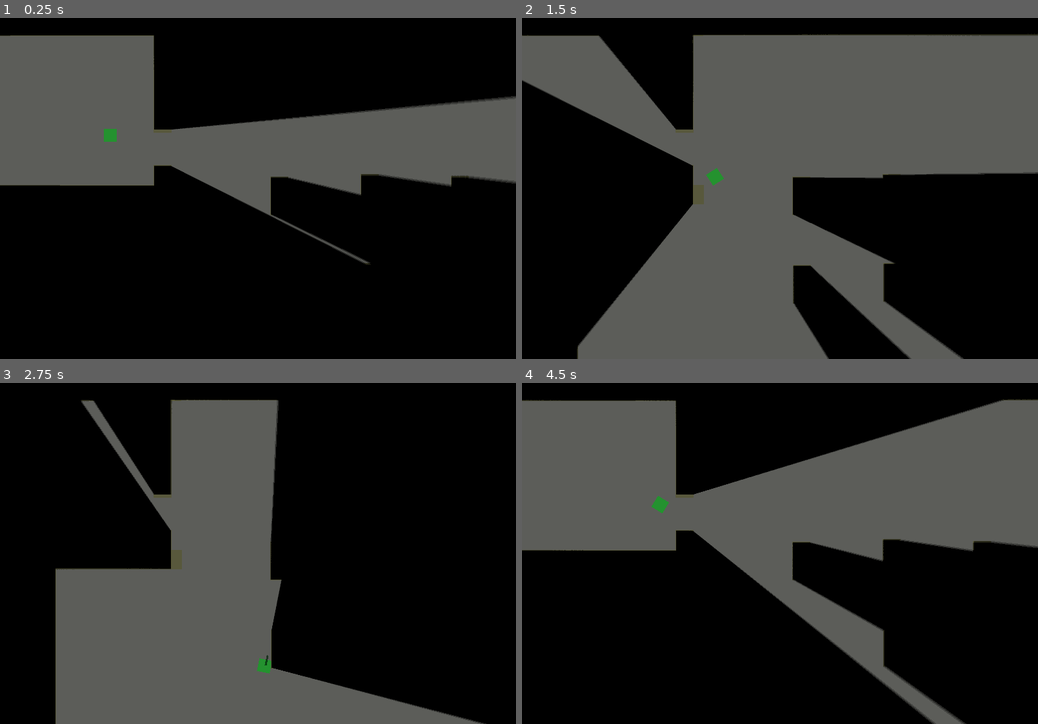
Above: before the commit, frames 1-4 (two rows, left to right).
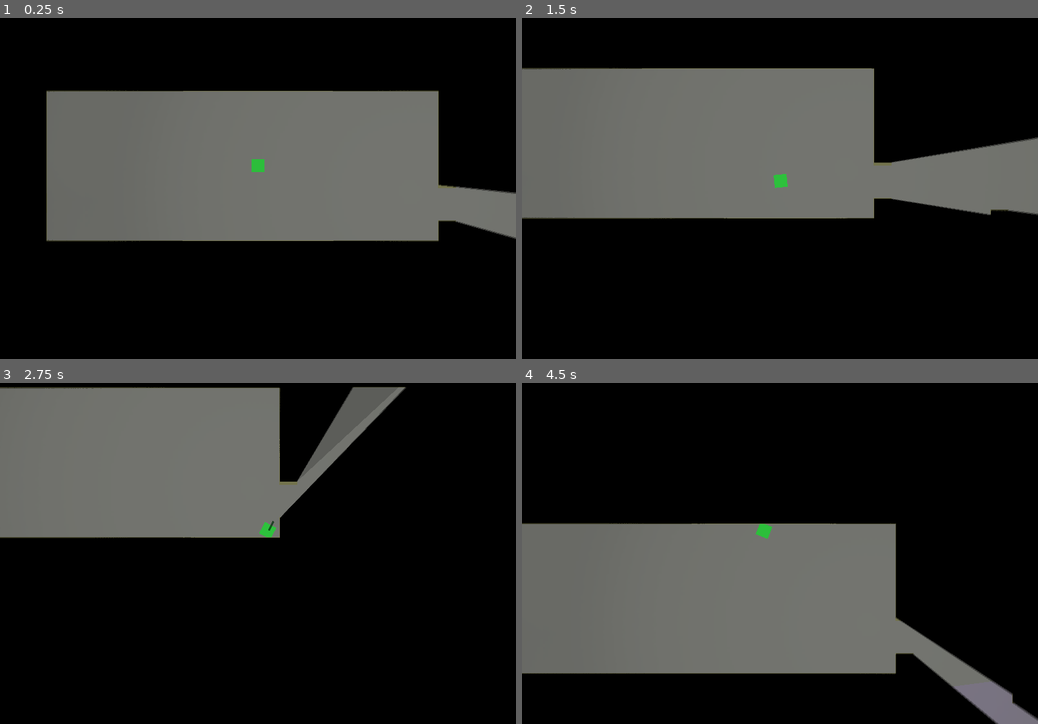
Above: after the commit, the same moments.

Repository: I3uckwheat/godot-occluded-vision-POC
Game: Godot game, scene res://light-test/light-test.tscn
The game is run twice, just before and just after one commit, with the same random seed, the same clock (stepped at 60 frames per second) and the same inputs.
Inputs (mouse positions are in pixels of both pictures, inside the frame that each line leads up to):
- Up to frame 1 (0.25 s): no input
- Up to frame 2 (1.5 s): tap Enter at 0.5 s; move the mouse to (893, 147) at 0.52 s; hold D (move_right) 0.53-1.28 s; hold Right mouse button (ready_weapon) 0.53-1.28 s; move the mouse to (676, 185) at 1.27 s; hold S (move_down) from 1.28 s (still down); right-click (676, 185) at 1.35 s
- Up to frame 3 (2.75 s): move the mouse to (309, 444) at 2.02 s; release S (move_down) at 2.03 s; hold D (move_right) from 2.03 s (still down); hold Right mouse button (ready_weapon) from 2.03 s (still down)
- Up to frame 4 (4.5 s): move the mouse to (754, 608) at 2.77 s; release D (move_right) at 2.78 s; release Right mouse button (ready_weapon) at 2.78 s; hold W (move_up) 2.78-3.53 s; right-click (754, 608) at 2.85 s; move the mouse to (934, 587) at 3.52 s; hold Right mouse button (ready_weapon) 3.53-4.28 s; hold A (move_left) from 3.53 s (still down); move the mouse to (625, 471) at 4.27 s; right-click (625, 471) at 4.35 s

The runs differ from the first frame. In frame 1, 30% of the frame differs, in the area x 0-100%, y 5-73%; in frame 2, 51%; in frame 3, 42%; in frame 4, 56%, in the area x 0-100%, y 4-100%.

Commit message:
Adds camera around player

Diff:
--- a/light-test/light-test.tscn
+++ b/light-test/light-test.tscn
@@ -6,8 +6,12 @@
 [node name="Node2D" type="Node2D"]
 
 [node name="TestLevel" parent="." instance=ExtResource( 4 )]
-position = Vector2( -640, -64 )
 
 [node name="Player" parent="." instance=ExtResource( 1 )]
 light_mask = 2
-position = Vector2( 171, 253 )
+position = Vector2( -206, -201 )
+
+[node name="Camera2D" type="Camera2D" parent="Player"]
+current = true
+smoothing_enabled = true
+smoothing_speed = 12.0
--- a/light-test/test_level.tscn
+++ b/light-test/test_level.tscn
@@ -5,85 +5,118 @@
 
 [node name="TestLevel" type="Node2D"]
 position = Vector2( -301, 214 )
+__meta__ = {
+"_edit_lock_": true
+}
 
 [node name="Floor" type="ColorRect" parent="."]
-margin_left = -1612.0
-margin_top = -1076.0
-margin_right = 2074.0
-margin_bottom = 1918.0
+margin_left = -1750.0
+margin_top = -1594.0
+margin_right = 1936.0
+margin_bottom = 1400.0
 color = Color( 0.568627, 0.572549, 0.541176, 1 )
 
-[node name="Light2D" parent="." instance=ExtResource( 2 )]
-position = Vector2( 1107, -64 )
+[node name="Lights" type="Node" parent="."]
+
+[node name="Light2D2" parent="Lights" instance=ExtResource( 2 )]
+position = Vector2( -643, 378 )
 texture_scale = 2.01
-energy = 0.45
+color = Color( 0.964706, 0.0352941, 0.0352941, 1 )
+energy = 0.86
+
+[node name="Light2D3" parent="Lights" instance=ExtResource( 2 )]
+position = Vector2( -62, -34 )
+texture_scale = 2.01
+color = Color( 0.337255, 0, 1, 1 )
+energy = 0.74
+
+[node name="Light2D" parent="Lights" instance=ExtResource( 2 )]
+position = Vector2( 69, -142 )
+texture_scale = 2.01
+energy = 0.74
 
 [node name="Walls" type="Node" parent="."]
 
 [node name="StaticBody2D" parent="Walls" instance=ExtResource( 1 )]
-position = Vector2( -56.0001, 84 )
+position = Vector2( -221, -331 )
 scale = Vector2( 22.48, 1 )
 
+[node name="StaticBody2D21" parent="Walls" instance=ExtResource( 1 )]
+position = Vector2( -651, -143 )
+scale = Vector2( 7.84, 1 )
+
 [node name="StaticBody2D6" parent="Walls" instance=ExtResource( 1 )]
-position = Vector2( 569, 83 )
+position = Vector2( 404, -332 )
 scale = Vector2( 22.48, 1 )
 
 [node name="StaticBody2D8" parent="Walls" instance=ExtResource( 1 )]
-position = Vector2( 350, 846 )
-scale = Vector2( 36.84, 1 )
+position = Vector2( 61, 436 )
+scale = Vector2( 45.92, 1 )
 
 [node name="StaticBody2D10" parent="Walls" instance=ExtResource( 1 )]
-position = Vector2( -304, 847 )
+position = Vector2( -627, 438 )
 scale = Vector2( 9.22838, 1 )
 
+[node name="StaticBody2D18" parent="Walls" instance=ExtResource( 1 )]
+position = Vector2( -325, 321 )
+scale = Vector2( 16.0284, 1 )
+
 [node name="StaticBody2D2" parent="Walls" instance=ExtResource( 1 )]
-position = Vector2( -55.0001, 345 )
+position = Vector2( -220, -70 )
 scale = Vector2( 22.48, 1 )
 
 [node name="StaticBody2D3" parent="Walls" instance=ExtResource( 1 )]
-position = Vector2( 252, 159 )
+position = Vector2( 87, -256 )
 scale = Vector2( 0.92, 5.97416 )
 
 [node name="StaticBody2D7" parent="Walls" instance=ExtResource( 1 )]
-position = Vector2( 886, 465 )
+position = Vector2( 721, 50 )
 scale = Vector2( 1.4, 26.6142 )
 
 [node name="StaticBody2D9" parent="Walls" instance=ExtResource( 1 )]
-position = Vector2( 886, 465 )
+position = Vector2( 721, 50 )
 scale = Vector2( 1.4, 26.6142 )
 
 [node name="StaticBody2D5" parent="Walls" instance=ExtResource( 1 )]
-position = Vector2( -382, 213 )
+position = Vector2( -547, -202 )
+scale = Vector2( 0.92, 9.85416 )
+
+[node name="StaticBody2D19" parent="Walls" instance=ExtResource( 1 )]
+position = Vector2( -752, 147 )
+scale = Vector2( 0.92, 20.4542 )
+
+[node name="StaticBody2D20" parent="Walls" instance=ExtResource( 1 )]
+position = Vector2( -553, 189 )
 scale = Vector2( 0.92, 9.85416 )
 
 [node name="StaticBody2D11" parent="Walls" instance=ExtResource( 1 )]
-position = Vector2( 72.9999, 499 )
-scale = Vector2( 0.92, 9.85416 )
+position = Vector2( -99, 127 )
+scale = Vector2( 1.23327, 14.0844 )
 
 [node name="StaticBody2D4" parent="Walls" instance=ExtResource( 1 )]
-position = Vector2( 252, 329 )
+position = Vector2( 87, -86 )
 scale = Vector2( 0.92, 2.01416 )
 
 [node name="StaticBody2D12" parent="Walls" instance=ExtResource( 1 )]
-position = Vector2( 713, 346 )
+position = Vector2( 548, -69 )
 scale = Vector2( 0.92, 2.01416 )
 
 [node name="StaticBody2D13" parent="Walls" instance=ExtResource( 1 )]
-position = Vector2( 573, 343 )
+position = Vector2( 408, -72 )
 scale = Vector2( 0.92, 2.01416 )
 
 [node name="StaticBody2D14" parent="Walls" instance=ExtResource( 1 )]
-position = Vector2( 433, 347 )
+position = Vector2( 268, -68 )
 scale = Vector2( 0.92, 2.01416 )
 
 [node name="StaticBody2D15" parent="Walls" instance=ExtResource( 1 )]
-position = Vector2( 434, 484 )
+position = Vector2( 269, 69 )
 scale = Vector2( 0.92, 2.01416 )
 
 [node name="StaticBody2D16" parent="Walls" instance=ExtResource( 1 )]
-position = Vector2( 574, 481 )
+position = Vector2( 409, 66 )
 scale = Vector2( 0.92, 2.01416 )
 
 [node name="StaticBody2D17" parent="Walls" instance=ExtResource( 1 )]
-position = Vector2( 710, 482 )
+position = Vector2( 545, 67 )
 scale = Vector2( 0.92, 2.01416 )
